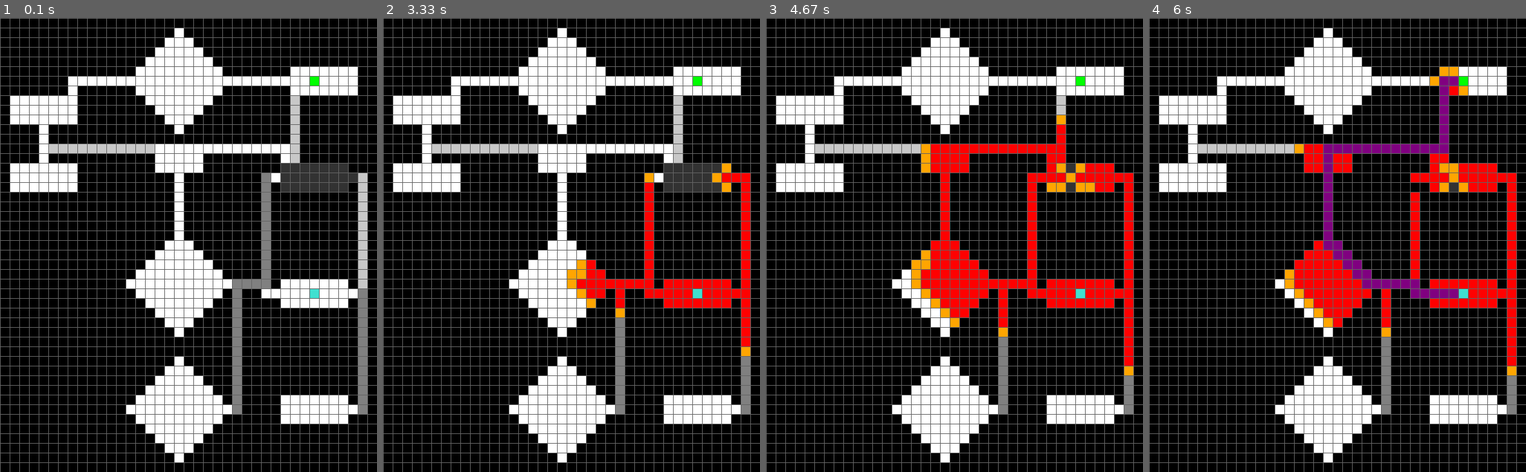
Above: before the commit, frames 1-4 (left to right).
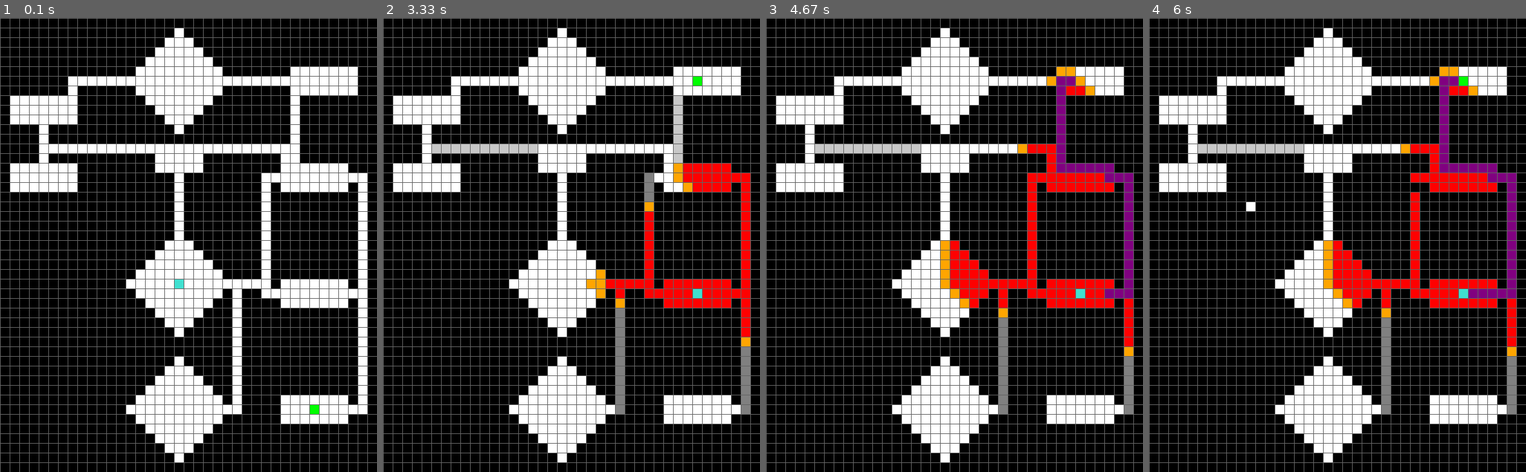
Above: after the commit, the same moments.

Repository: lenhoy/Astar
Game: pygame game, started from astar_code/AstarPygame.py
Same seed, same stepped clock (60 frames per second), same inputs: the game is played once before the commit and once after it.
Inputs (mouse positions are in pixels of both pictures, inside the frame that each line leads up to):
- Up to frame 1 (0.1 s): no input
- Up to frame 2 (3.33 s): tap 4 at 0.33 s; tap 1 at 0.67 s; tap 2 at 1 s; tap 3 at 1.33 s; hold R 1.67-2.13 s; tap Space at 2.17 s
- Up to frame 3 (4.67 s): no input
- Up to frame 4 (6 s): right-click (1254, 208) at 5.62 s; click (1416, 185) at 5.95 s

The runs differ from the first frame. In frame 1, 4.6% of the frame differs, in the area x 12-98%, y 12-88%; in frame 2, 2.0%; in frame 3, 5.2%; in frame 4, 5.9%, in the area x 25-98%, y 15-79%.

Commit message:
Added some map-hot-swapping action

Diff:
--- a/astar_code/AstarPygame.py
+++ b/astar_code/AstarPygame.py
@@ -530,17 +530,42 @@
                     Astar(lambda: draw(win, grid, ROWS, COLS, WIDTH, HEIGHT), grid, start, goal)
 
 
-                if event.key == pygame.K_r:
+                if event.key == pygame.K_r: #Reset map to map default
                     grid = color_nodes(grid, map)
 
+                #Select maps/tasks
+                if event.key == pygame.K_1:
+                    map = select_map(1)
+                    start = map.get_start_pos()
+                    goal = map.get_goal_pos()
+                    grid = color_nodes(grid, map)
+                if event.key == pygame.K_2:
+                    map = select_map(2)
+                    start = map.get_start_pos()
+                    goal = map.get_goal_pos()
+                    grid = color_nodes(grid, map)
+                if event.key == pygame.K_3:
+                    map = select_map(3)
+                    start = map.get_start_pos()
+                    goal = map.get_goal_pos()
+                    grid = color_nodes(grid, map)
+                if event.key == pygame.K_4:
+                    map = select_map(4)
+                    start = map.get_start_pos()
+                    goal = map.get_goal_pos()
+                    grid = color_nodes(grid, map)
+
+
     pygame.quit()
 
 
 # Initializing pygame and selecting map
 
 # Select map 1
-map = Map(task=4)
-# print(map.get_map())
+def select_map(task=1):
+    map = Map(task)
+    return map
+map = select_map()
 # Set a scale factor for the pygame windows
 SCALE = 15
 
